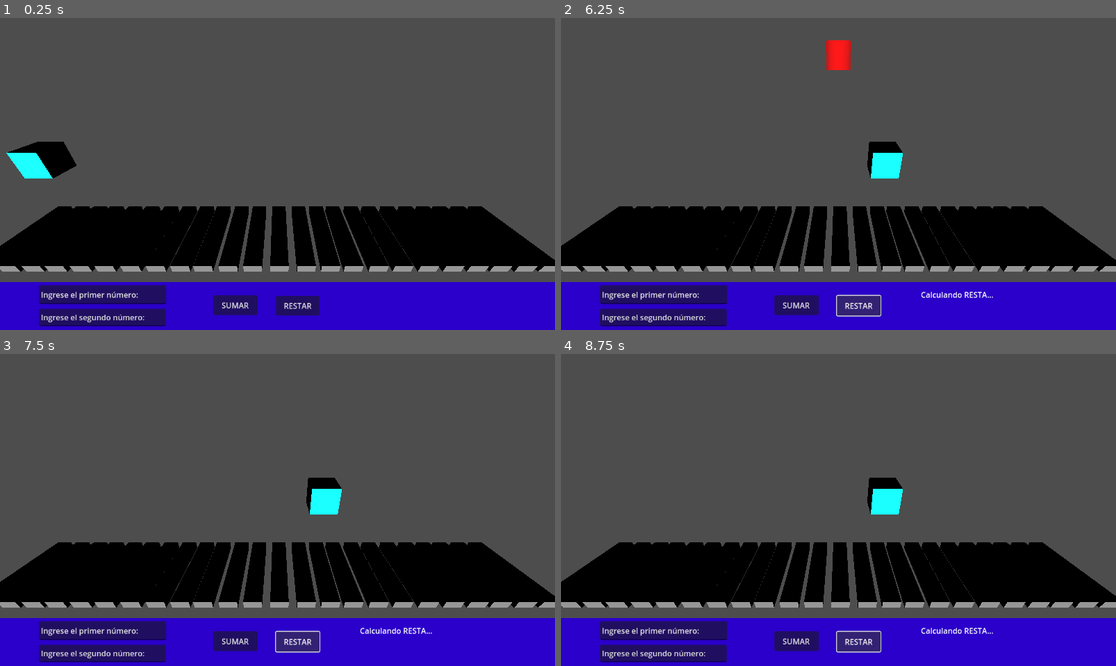
Above: before the commit, frames 1-4 (two rows, left to right).
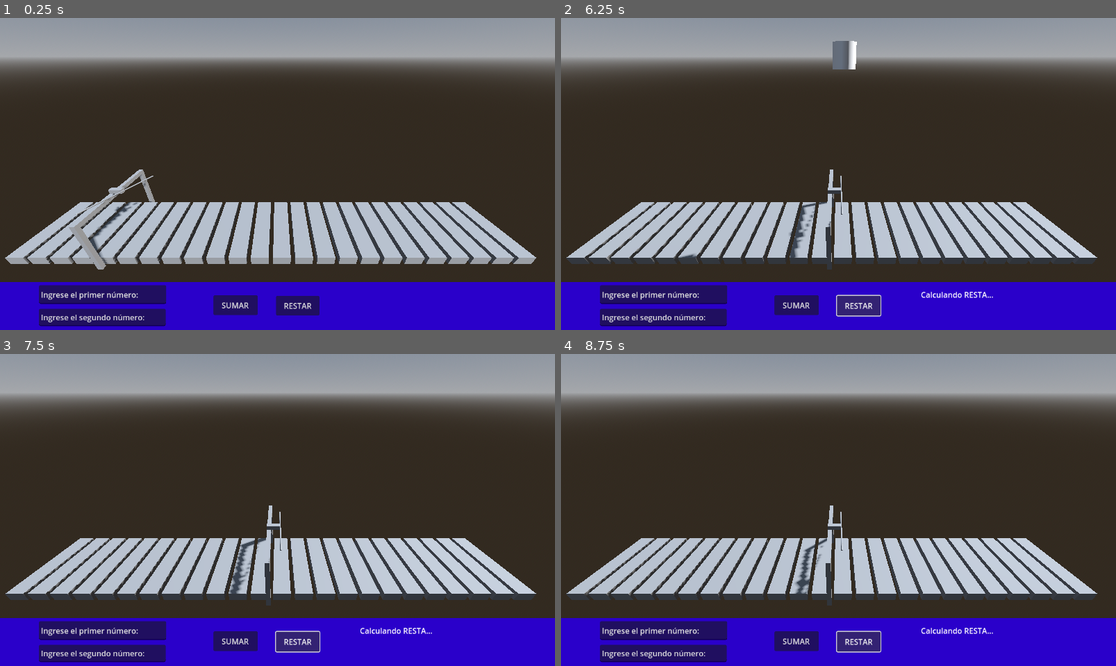
Above: after the commit, the same moments.

Repository: Leomax43/fundamentos
Game: Godot game, scene res://main.tscn
Same seed, same stepped clock (60 frames per second), same inputs: the game is played once before the commit and once after it.
Inputs:
- Up to frame 1 (0.25 s): no input
- Up to frame 2 (6.25 s): click "SUMAR" at 0.5 s; click "RESTAR" at 1.25 s; click "SUMAR" at 2 s; click "RESTAR" at 2.75 s; click "SUMAR" at 3.5 s; click "RESTAR" at 4.25 s
- Up to frame 3 (7.5 s): no input
- Up to frame 4 (8.75 s): no input

The runs differ from the first frame. In frame 1, 81% of the frame differs, in the area x 0-100%, y 0-85%; in frame 2, 81%; in frame 3, 81%; in frame 4, 81%.

Commit message:
cambiooo

Diff:
--- /dev/null
+++ b/Sol.gd
@@ -0,0 +1,8 @@
+extends DirectionalLight3D
+
+# Velocidad del sol (grados por segundo)
+var velocidad_rotacion = 10.0
+
+func _process(delta):
+	# Esto rota la luz en el eje Y (como si pasaran las horas)
+	rotation_degrees.y += velocidad_rotacion * delta
--- a/cabezal.gd
+++ b/cabezal.gd
@@ -127,29 +127,29 @@
 
 func borrar_ficha(objeto):
 	if objeto and objeto is RigidBody3D:
-		print("¡PATEANDO FICHA!")
-
-		# 1. Desactivar la lógica de la ficha para que la máquina no la vuelva a leer
-		# (La sacamos de los grupos para que sea "invisible" al RayCast)
+		# 1. Desconectar lógica: Ya no es una ficha válida para la máquina
 		if objeto.is_in_group("ficha_1"): objeto.remove_from_group("ficha_1")
 		if objeto.is_in_group("ficha_0"): objeto.remove_from_group("ficha_0")
 
-		# 2. FÍSICA: Aplicar un impulso repentino
-		# Vector3(x, y, z) -> La empujamos hacia arriba (Y) y hacia afuera (Z)
-		var direccion_empuje = Vector3(randf_range(-1, 1), 5, 5)
-		objeto.apply_central_impulse(direccion_empuje)
+		# 2. SIMULACIÓN DEL SERVO (Acción Mecánica)
+		# En lugar de explotar hacia arriba, la empujamos fuerte hacia el lado (Eje Z)
+		# como si un brazo mecánico la golpeara hacia el "depósito de fichas".
 
-		# 3. Añadir un torque (giro) para que se vea genial al volar
-		objeto.apply_torque(Vector3(10, 0, 0))
+		# Vector3(X, Y, Z) -> (0 avance, 2 saltito suave, 8 empujón lateral)
+		var fuerza_servo = Vector3(0, 2, 8)
+		objeto.apply_central_impulse(fuerza_servo)
 
-		# 4. Programar su destrucción después de 2 segundos (para limpiar memoria)
-		var tween = create_tween()
-		tween.tween_interval(2.0) # Esperar 2 segundos
-		tween.tween_callback(objeto.queue_free) # Borrar
+		# Le damos un poco de rotación aleatoria para realismo
+		objeto.apply_torque(Vector3(randf(), randf(), randf()) * 5.0)
+
+		# 3. Limpieza: Borrar el nodo después de 3 segundos (cuando ya esté fuera de pantalla)
+		await get_tree().create_timer(3.0).timeout
+		if is_instance_valid(objeto):
+			objeto.queue_free()
 
 	elif objeto:
-		# Si por alguna razón no es físico, borrar normal
-		objeto.queue_free()
+		objeto.queue_free() # Si no tiene físicas, borrar directo
+
 
 func escribir_ficha(tipo):
 	var nueva_ficha
--- a/main.tscn
+++ b/main.tscn
@@ -1,5 +1,6 @@
-[gd_scene load_steps=30 format=3 uid="uid://d33481ocwy20i"]
-
+[gd_scene load_steps=37 format=3 uid="uid://d33481ocwy20i"]
+
+[ext_resource type="Script" uid="uid://b35sd67rlvpyk" path="res://Sol.gd" id="1_h2yge"]
 [ext_resource type="Script" uid="uid://evuuquceydk0" path="res://cabezal.gd" id="1_ig7tw"]
 [ext_resource type="Script" uid="uid://ds0livsn7kqoi" path="res://GameManager.gd" id="2_0xm2m"]
 
@@ -78,21 +79,44 @@
 data = PackedVector3Array(-0.5, 0.5, 0.5, 0.5, 0.5, 0.5, -0.5, -0.5, 0.5, 0.5, 0.5, 0.5, 0.5, -0.5, 0.5, -0.5, -0.5, 0. …(500 unchanged characters)…
 
 [sub_resource type="BoxMesh" id="BoxMesh_h2yge"]
-
-[sub_resource type="StandardMaterial3D" id="StandardMaterial3D_ig7tw"]
-albedo_color = Color(0, 1, 1, 1)
+size = Vector3(0.5, 6, 0.5)
+
+[sub_resource type="BoxMesh" id="BoxMesh_1bvp3"]
+size = Vector3(0.5, 6, 0.5)
+
+[sub_resource type="BoxMesh" id="BoxMesh_lquwl"]
+size = Vector3(0.5, 0.5, 11.5)
+
+[sub_resource type="BoxMesh" id="BoxMesh_7mycd"]
+size = Vector3(1.5, 0.5, 0.5)
+
+[sub_resource type="CapsuleMesh" id="CapsuleMesh_272bh"]
+radius = 0.08
+height = 12.0
+
+[sub_resource type="ProceduralSkyMaterial" id="ProceduralSkyMaterial_0xm2m"]
+
+[sub_resource type="Sky" id="Sky_h2yge"]
+sky_material = SubResource("ProceduralSkyMaterial_0xm2m")
+
+[sub_resource type="Environment" id="Environment_0xm2m"]
+background_mode = 2
+sky = SubResource("Sky_h2yge")
 
 [node name="Main" type="Node3D"]
 
 [node name="Camera3D" type="Camera3D" parent="."]
-transform = Transform3D(1, 0, 0, 0, 0.866025, 0.5, 0, -0.5, 0.866025, 32, 20, 19)
+transform = Transform3D(1, 0, 0, 0, 0.866025, 0.5, 0, -0.5, 0.866025, 31.5, 20, 20)
 
 [node name="DirectionalLight3D" type="DirectionalLight3D" parent="."]
+transform = Transform3D(0.707107, -0.5, 0.5, 0, 0.707107, 0.707107, -0.707107, -0.5, 0.5, 30, 20, 25)
+shadow_enabled = true
+script = ExtResource("1_h2yge")
 
 [node name="Cinta" type="Node3D" parent="."]
 
 [node name="MeshInstance3D" type="MeshInstance3D" parent="Cinta"]
-transform = Transform3D(2, 0, 0, 0, 1, 0, 0, 0, 10, 0, 0, 0.00044179)
+transform = Transform3D(2, 0, 0, 0, 1, 0, 0, 0, 10, 2, 0, 0)
 mesh = SubResource("BoxMesh_0xm2m")
 
 [node name="StaticBody3D" type="StaticBody3D" parent="Cinta/MeshInstance3D"]
@@ -101,7 +125,7 @@
 shape = SubResource("ConcavePolygonShape3D_0xm2m")
 
 [node name="MeshInstance3D2" type="MeshInstance3D" parent="Cinta"]
-transform = Transform3D(2, 0, 0, 0, 1, 0, 0, 0, 10, 2.73206, 0, 0.00044179)
+transform = Transform3D(2, 0, 0, 0, 1, 0, 0, 0, 10, 4.5, 0, 0)
 mesh = SubResource("BoxMesh_0xm2m")
 skeleton = NodePath("../..")
 
@@ -111,7 +135,7 @@
 shape = SubResource("ConcavePolygonShape3D_h2yge")
 
 [node name="MeshInstance3D3" type="MeshInstance3D" parent="Cinta"]
-transform = Transform3D(2, 0, 0, 0, 1, 0, 0, 0, 10, 5.38318, 0, 0.00044179)
+transform = Transform3D(2, 0, 0, 0, 1, 0, 0, 0, 10, 7, 0, 0)
 mesh = SubResource("BoxMesh_0xm2m")
 
 [node name="StaticBody3D" type="StaticBody3D" parent="Cinta/MeshInstance3D3"]
@@ -120,7 +144,7 @@
 shape = SubResource("ConcavePolygonShape3D_1bvp3")
 
 [node name="MeshInstance3D4" type="MeshInstance3D" parent="Cinta"]
-transform = Transform3D(2, 0, 0, 0, 1, 0, 0, 0, 10, 7.8675, 0, 0.00044179)
+transform = Transform3D(2, 0, 0, 0, 1, 0, 0, 0, 10, 9.5, 0, 0)
 mesh = SubResource("BoxMesh_0xm2m")
 
 [node name="StaticBody3D" type="StaticBody3D" parent="Cinta/MeshInstance3D4"]
@@ -129,7 +153,7 @@
 shape = SubResource("ConcavePolygonShape3D_lquwl")
 
 [node name="MeshInstance3D5" type="MeshInstance3D" parent="Cinta"]
-transform = Transform3D(2, 0, 0, 0, 1, 0, 0, 0, 10, 10.5996, 0, 0.00044179)
+transform = Transform3D(2, 0, 0, 0, 1, 0, 0, 0, 10, 12, 0, 0)
 mesh = SubResource("BoxMesh_0xm2m")
 skeleton = NodePath("../..")
 
@@ -139,7 +163,7 @@
 shape = SubResource("ConcavePolygonShape3D_7mycd")
 
 [node name="MeshInstance3D6" type="MeshInstance3D" parent="Cinta"]
-transform = Transform3D(2, 0, 0, 0, 1, 0, 0, 0, 10, 13.2507, 0, 0.00044179)
+transform = Transform3D(2, 0, 0, 0, 1, 0, 0, 0, 10, 14.5, 0, 0)
 mesh = SubResource("BoxMesh_0xm2m")
 
 [node name="StaticBody3D" type="StaticBody3D" parent="Cinta/MeshInstance3D6"]
@@ -148,7 +172,7 @@
 shape = SubResource("ConcavePolygonShape3D_272bh")
 
 [node name="MeshInstance3D7" type="MeshInstance3D" parent="Cinta"]
-transform = Transform3D(2, 0, 0, 0, 1, 0, 0, 0, 10, 16.0389, 0, 0.00044179)
+transform = Transform3D(2, 0, 0, 0, 1, 0, 0, 0, 10, 17, 0, 0)
 mesh = SubResource("BoxMesh_0xm2m")
 
 [node name="StaticBody3D" type="StaticBody3D" parent="Cinta/MeshInstance3D7"]
@@ -157,7 +181,7 @@
 shape = SubResource("ConcavePolygonShape3D_5vw27")
 
 [node name="MeshInstance3D8" type="MeshInstance3D" parent="Cinta"]
-transform = Transform3D(2, 0, 0, 0, 1, 0, 0, 0, 10, 18.771, 0, 0.00044179)
+transform = Transform3D(2, 0, 0, 0, 1, 0, 0, 0, 10, 19.5, 0, 0)
 mesh = SubResource("BoxMesh_0xm2m")
 skeleton = NodePath("../..")
 
@@ -167,7 +191,7 @@
 shape = SubResource("ConcavePolygonShape3D_kek77")
 
 [node name="MeshInstance3D9" type="MeshInstance3D" parent="Cinta"]
-transform = Transform3D(2, 0, 0, 0, 1, 0, 0, 0, 10, 21.4221, 0, 0.00044179)
+transform = Transform3D(2, 0, 0, 0, 1, 0, 0, 0, 10, 22, 0, 0)
 mesh = SubResource("BoxMesh_0xm2m")
 
 [node name="StaticBody3D" type="StaticBody3D" parent="Cinta/MeshInstance3D9"]
@@ -176,7 +200,7 @@
 shape = SubResource("ConcavePolygonShape3D_4c57u")
 
 [node name="MeshInstance3D10" type="MeshInstance3D" parent="Cinta"]
-transform = Transform3D(2, 0, 0, 0, 1, 0, 0, 0, 10, 23.9064, 0, 0.00044179)
+transform = Transform3D(2, 0, 0, 0, 1, 0, 0, 0, 10, 24.5, 0, 0)
 mesh = SubResource("BoxMesh_0xm2m")
 
 [node name="StaticBody3D" type="StaticBody3D" parent="Cinta/MeshInstance3D10"]
@@ -185,7 +209,7 @@
 shape = SubResource("ConcavePolygonShape3D_efxa6")
 
 [node name="MeshInstance3D11" type="MeshInstance3D" parent="Cinta"]
-transform = Transform3D(2, 0, 0, 0, 1, 0, 0, 0, 10, 26.6385, 0, 0.00044179)
+transform = Transform3D(2, 0, 0, 0, 1, 0, 0, 0, 10, 27, 0, 0)
 mesh = SubResource("BoxMesh_0xm2m")
 skeleton = NodePath("../..")
 
@@ -195,7 +219,7 @@
 shape = SubResource("ConcavePolygonShape3D_dg77c")
 
 [node name="MeshInstance3D12" type="MeshInstance3D" parent="Cinta"]
-transform = Transform3D(2, 0, 0, 0, 1, 0, 0, 0, 10, 29.2896, 0, 0.00044179)
+transform = Transform3D(2, 0, 0, 0, 1, 0, 0, 0, 10, 29.5, 0, 0)
 mesh = SubResource("BoxMesh_0xm2m")
 
 [node name="StaticBody3D" type="StaticBody3D" parent="Cinta/MeshInstance3D12"]
@@ -204,7 +228,7 @@
 shape = SubResource("ConcavePolygonShape3D_ycdy4")
 
 [node name="MeshInstance3D13" type="MeshInstance3D" parent="Cinta"]
-transform = Transform3D(2, 0, 0, 0, 1, 0, 0, 0, 10, 32.2141, 0, 0.00044179)
+transform = Transform3D(2, 0, 0, 0, 1, 0, 0, 0, 10, 32, 0, 0)
 mesh = SubResource("BoxMesh_0xm2m")
 
 [node name="StaticBody3D" type="StaticBody3D" parent="Cinta/MeshInstance3D13"]
@@ -213,7 +237,7 @@
 shape = SubResource("ConcavePolygonShape3D_w48qg")
 
 [node name="MeshInstance3D14" type="MeshInstance3D" parent="Cinta"]
-transform = Transform3D(2, 0, 0, 0, 1, 0, 0, 0, 10, 35.1432, 0, 0.00044179)
+transform = Transform3D(2, 0, 0, 0, 1, 0, 0, 0, 10, 34.5, 0, 0)
 mesh = SubResource("BoxMesh_0xm2m")
 skeleton = NodePath("../..")
 
@@ -223,7 +247,7 @@
 shape = SubResource("ConcavePolygonShape3D_vivmo")
 
 [node name="MeshInstance3D15" type="MeshInstance3D" parent="Cinta"]
-transform = Transform3D(2, 0, 0, 0, 1, 0, 0, 0, 10, 37.7943, 0, 0.00044179)
+transform = Transform3D(2, 0, 0, 0, 1, 0, 0, 0, 10, 37, 0, 0)
 mesh = SubResource("BoxMesh_0xm2m")
 
 [node name="StaticBody3D" type="StaticBody3D" parent="Cinta/MeshInstance3D15"]
@@ -232,7 +256,7 @@
 shape = SubResource("ConcavePolygonShape3D_2cqfq")
 
 [node name="MeshInstance3D16" type="MeshInstance3D" parent="Cinta"]
-transform = Transform3D(2, 0, 0, 0, 1, 0, 0, 0, 10, 40.2786, 0, 0.00044179)
+transform = Transform3D(2, 0, 0, 0, 1, 0, 0, 0, 10, 39.5, 0, 0)
 mesh = SubResource("BoxMesh_0xm2m")
 
 [node name="StaticBody3D" type="StaticBody3D" parent="Cinta/MeshInstance3D16"]
@@ -241,7 +265,7 @@
 shape = SubResource("ConcavePolygonShape3D_yaehf")
 
 [node name="MeshInstance3D17" type="MeshInstance3D" parent="Cinta"]
-transform = Transform3D(2, 0, 0, 0, 1, 0, 0, 0, 10, 43.0107, 0, 0.00044179)
+transform = Transform3D(2, 0, 0, 0, 1, 0, 0, 0, 10, 42, 0, 0)
 mesh = SubResource("BoxMesh_0xm2m")
 skeleton = NodePath("../..")
 
@@ -251,7 +275,7 @@
 shape = SubResource("ConcavePolygonShape3D_074og")
 
 [node name="MeshInstance3D18" type="MeshInstance3D" parent="Cinta"]
-transform = Transform3D(2, 0, 0, 0, 1, 0, 0, 0, 10, 45.6618, 0, 0.00044179)
+transform = Transform3D(2, 0, 0, 0, 1, 0, 0, 0, 10, 44.5, 0, 0)
 mesh = SubResource("BoxMesh_0xm2m")
 
 [node name="StaticBody3D" type="StaticBody3D" parent="Cinta/MeshInstance3D18"]
@@ -260,7 +284,7 @@
 shape = SubResource("ConcavePolygonShape3D_cegan")
 
 [node name="MeshInstance3D19" type="MeshInstance3D" parent="Cinta"]
-transform = Transform3D(2, 0, 0, 0, 1, 0, 0, 0, 10, 48.45, 0, 0.00044179)
+transform = Transform3D(2, 0, 0, 0, 1, 0, 0, 0, 10, 47, 0, 0)
 mesh = SubResource("BoxMesh_0xm2m")
 
 [node name="StaticBody3D" type="StaticBody3D" parent="Cinta/MeshInstance3D19"]
@@ -269,7 +293,7 @@
 shape = SubResource("ConcavePolygonShape3D_82xsv")
 
 [node name="MeshInstance3D20" type="MeshInstance3D" parent="Cinta"]
-transform = Transform3D(2, 0, 0, 0, 1, 0, 0, 0, 10, 51.1821, 0, 0.00044179)
+transform = Transform3D(2, 0, 0, 0, 1, 0, 0, 0, 10, 49.5, 0, 0)
 mesh = SubResource("BoxMesh_0xm2m")
 skeleton = NodePath("../..")
 
@@ -279,7 +303,7 @@
 shape = SubResource("ConcavePolygonShape3D_getpj")
 
 [node name="MeshInstance3D21" type="MeshInstance3D" parent="Cinta"]
-transform = Transform3D(2, 0, 0, 0, 1, 0, 0, 0, 10, 53.8332, 0, 0.00044179)
+transform = Transform3D(2, 0, 0, 0, 1, 0, 0, 0, 10, 52, 0, 0)
 mesh = SubResource("BoxMesh_0xm2m")
 
 [node name="StaticBody3D" type="StaticBody3D" parent="Cinta/MeshInstance3D21"]
@@ -288,7 +312,7 @@
 shape = SubResource("ConcavePolygonShape3D_ryguw")
 
 [node name="MeshInstance3D22" type="MeshInstance3D" parent="Cinta"]
-transform = Transform3D(2, 0, 0, 0, 1, 0, 0, 0, 10, 56.3175, 0, 0.00044179)
+transform = Transform3D(2, 0, 0, 0, 1, 0, 0, 0, 10, 54.5, 0, 0)
 mesh = SubResource("BoxMesh_0xm2m")
 
 [node name="StaticBody3D" type="StaticBody3D" parent="Cinta/MeshInstance3D22"]
@@ -297,7 +321,7 @@
 shape = SubResource("ConcavePolygonShape3D_d13ii")
 
 [node name="MeshInstance3D23" type="MeshInstance3D" parent="Cinta"]
-transform = Transform3D(2, 0, 0, 0, 1, 0, 0, 0, 10, 59.0496, 0, 0.00044179)
+transform = Transform3D(2, 0, 0, 0, 1, 0, 0, 0, 10, 57, 0, 0)
 mesh = SubResource("BoxMesh_0xm2m")
 skeleton = NodePath("../..")
 
@@ -307,7 +331,7 @@
 shape = SubResource("ConcavePolygonShape3D_1u8w0")
 
 [node name="MeshInstance3D24" type="MeshInstance3D" parent="Cinta"]
-transform = Transform3D(2, 0, 0, 0, 1, 0, 0, 0, 10, 61.7007, 0, 0.00044179)
+transform = Transform3D(2, 0, 0, 0, 1, 0, 0, 0, 10, 59.5, 0, 0)
 mesh = SubResource("BoxMesh_0xm2m")
 
 [node name="StaticBody3D" type="StaticBody3D" parent="Cinta/MeshInstance3D24"]
@@ -318,22 +342,37 @@
 [node name="Fichas" type="Node3D" parent="."]
 
 [node name="Cabezal" type="Node3D" parent="."]
+transform = Transform3D(1, 0, 0, 0, 1, 0, 0, 0, 1, 11.8147, 12.9591, -3.8147e-06)
 script = ExtResource("1_ig7tw")
 
-[node name="cabezal" type="MeshInstance3D" parent="Cabezal"]
-transform = Transform3D(3, 0, 0, 0, 3, 0, 0, 0, 3, 6.44528, 10.191, -1.10052)
-mesh = SubResource("BoxMesh_h2yge")
-surface_material_override/0 = SubResource("StandardMaterial3D_ig7tw")
-
-[node name="MeshInstance3D" type="MeshInstance3D" parent="Cabezal"]
-
 [node name="RayCast3D" type="RayCast3D" parent="Cabezal"]
-transform = Transform3D(1, 0, 0, 0, 1, 0, 0, 0, 1, 5.06016, 6.54004, -2.30387)
+transform = Transform3D(1, 0, 0, 0, 0.847493, -0.530807, 0, 0.530807, 0.847493, 2.46568, 6.54004, -2.30387)
 target_position = Vector3(0, -3, 0)
 collide_with_areas = true
 debug_shape_custom_color = Color(0.949757, 0.144754, 0.427407, 1)
 
 [node name="Marker3D" type="Marker3D" parent="Cabezal"]
+transform = Transform3D(1, 0, 0, 0, 1, 0, 0, 0, 1, 2.25555, 0.521182, -0.226929)
+
+[node name="PilarDerecho" type="MeshInstance3D" parent="Cabezal"]
+transform = Transform3D(1, 0, 0, 0, 1, 0, 0, 0, 1, 0, -10.5, 5.5)
+mesh = SubResource("BoxMesh_h2yge")
+
+[node name="PilarIzquierdo" type="MeshInstance3D" parent="Cabezal"]
+transform = Transform3D(1, 0, 0, 0, 1, 0, 0, 0, 1, 0, -10.5, -5.5)
+mesh = SubResource("BoxMesh_1bvp3")
+
+[node name="VigaSuperior" type="MeshInstance3D" parent="Cabezal"]
+transform = Transform3D(1, 0, 0, 0, 1, 0, 0, 0, 1, 0, -7.3, 0)
+mesh = SubResource("BoxMesh_lquwl")
+
+[node name="Servo1" type="MeshInstance3D" parent="Cabezal"]
+transform = Transform3D(1, 0, 0, 0, 1, 0, 0, 0, 1, 0.5, -6.8, 0)
+mesh = SubResource("BoxMesh_7mycd")
+
+[node name="Servo2" type="MeshInstance3D" parent="Cabezal"]
+transform = Transform3D(1, 0, 0, 0, 0.235142, -0.971961, 0, 0.971961, 0.235142, 1.33, -6.8, 0)
+mesh = SubResource("CapsuleMesh_272bh")
 
 [node name="IntroducirDatos" type="CanvasLayer" parent="."]
 script = ExtResource("2_0xm2m")
@@ -413,3 +452,6 @@
 offset_bottom = 1.01599
 justification_flags = 195
 metadata/_edit_use_anchors_ = true
+
+[node name="WorldEnvironment" type="WorldEnvironment" parent="."]
+environment = SubResource("Environment_0xm2m")
--- a/project.godot
+++ b/project.godot
@@ -18,3 +18,8 @@
 [physics]
 
 3d/default_gravity=-9.8
+
+[rendering]
+
+renderer/rendering_method="gl_compatibility"
+renderer/rendering_method.mobile="gl_compatibility"
Not shown, added: Sol.gd.uid
